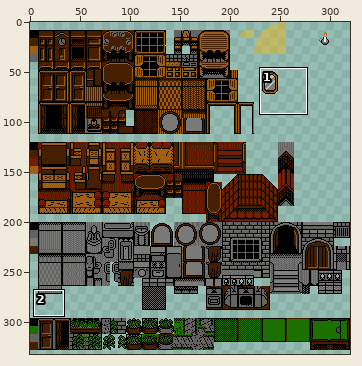
Sprite sheet -- assets/maps/spritesheets/mansionNes.png. Above, an overview of the earlier version with the close-up marked.
Close-up. Earlier state:
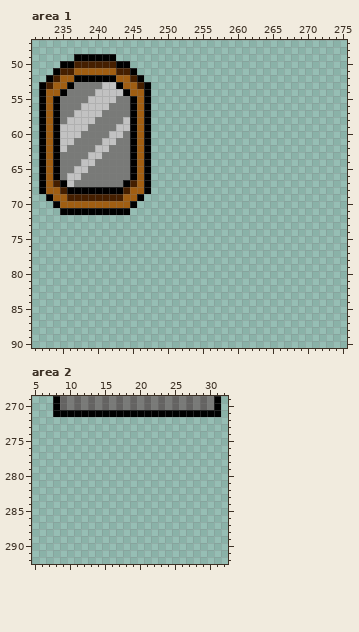
The file is 320x336 pixels. Pixels under 10% opacity are left out. Colours within 5 levels of each other are drawn and written as one. Shown: area 1: x 231..275, y 47..90; area 2: x 5..32, y 269..292. The wide view leaves out empty margins.
After the commit:
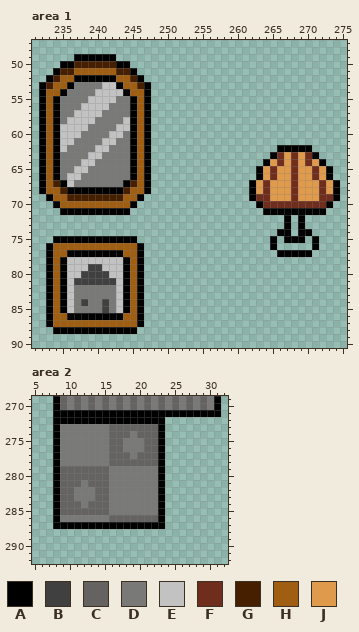
Palette (. is transparent): A #000000  B #404040  C #646362  D #797a78  E #c2c2c2  F #6f2d1d  G #451f00  H #a05e12  J #df9a4b
Changes in this commit:
{"where": "area 1"}
{"y":62,"x":266,"old":".....","new":"AAAAA"}
{"y":63,"x":265,"old":".......","new":"AFJFJFA"}
{"y":64,"x":264,"old":".........","new":"AJFJFJFJA"}
{"y":65,"x":263,"old":"...........","new":"AJFJJFJJFJA"}
{"y":66,"x":263,"old":"...........","new":"AJFJJFJJFJA"}
{"y":67,"x":262,"old":".............","new":"AJFJJJFJJJFJA"}
{"y":68,"x":262,"old":".............","new":"AJFJJJFJJJFJA"}
{"y":69,"x":262,"old":".............","new":"AFFJJJFJJJFFA"}
{"y":70,"x":263,"old":"...........","new":"AFFFFFFFFFA"}
{"y":71,"x":264,"old":".........","new":"AAAAAAAAA"}
{"y":72,"x":267,"old":".","new":"A"}
{"y":72,"x":269,"old":".","new":"A"}
{"y":73,"x":267,"old":".","new":"A"}
{"y":73,"x":269,"old":".","new":"A"}
{"y":74,"x":266,"old":"..","new":"AA"}
{"y":74,"x":269,"old":"..","new":"AA"}
{"y":75,"x":234,"old":"............","new":"AAAAAAAAAAAA"}
{"y":75,"x":265,"old":".","new":"A"}
{"y":75,"x":267,"old":"...","new":"AAA"}
{"y":75,"x":271,"old":".","new":"A"}
{"y":76,"x":233,"old":"..............","new":"AHHHHHHHHHHHHA"}
{"y":76,"x":265,"old":".","new":"A"}
{"y":76,"x":271,"old":".","new":"A"}
{"y":77,"x":233,"old":"..............","new":"AHHAAAAAAAAHHA"}
{"y":77,"x":266,"old":".....","new":"AAAAA"}
{"y":78,"x":233,"old":"..............","new":"AHAEEEEEEEEAHA"}
{"y":79,"x":233,"old":"..............","new":"AHAEEEBBEEEAHA"}
{"y":80,"x":233,"old":"..............","new":"AHAEEBBBBEEAHA"}
{"y":81,"x":233,"old":"..............","new":"AHAEBBBBBBEAHA"}
{"y":82,"x":233,"old":"..............","new":"AHAEDDDDDDEAHA"}
{"y":83,"x":233,"old":"..............","new":"AHAEDDDDDDEAHA"}
{"y":84,"x":233,"old":"..............","new":"AHAEDBDDBDEAHA"}
{"y":85,"x":233,"old":"..............","new":"AHAEDDDDBDEAHA"}
{"y":86,"x":233,"old":"..............","new":"AHHAAAAAAAAHHA"}
{"y":87,"x":233,"old":"..............","new":"AHHHHHHHHHHHHA"}
{"y":88,"x":234,"old":"............","new":"AAAAAAAAAAAA"}
{"where": "area 2"}
{"y":272,"x":8,"old":"................","new":"AAAAAAAAAAAAAAAA"}
{"y":273,"x":8,"old":"................","new":"ADDDDDDDCCCCCCCA"}
{"y":274,"x":8,"old":"................","new":"ADDDDDDDCCCDCCCA"}
{"y":275,"x":8,"old":"................","new":"ADDDDDDDCCDDDCCA"}
{"y":276,"x":8,"old":"................","new":"ADDDDDDDCCDDDCCA"}
{"y":277,"x":8,"old":"................","new":"ADDDDDDDCCCDCCCA"}
{"y":278,"x":8,"old":"................","new":"ADDDDDDDCCCCCCCA"}
{"y":279,"x":8,"old":"................","new":"ACCCCCCCDDDDDDDA"}
{"y":280,"x":8,"old":"................","new":"ACCCCCCCDDDDDDDA"}
{"y":281,"x":8,"old":"................","new":"ACCCDCCCDDDDDDDA"}
{"y":282,"x":8,"old":"................","new":"ACCDDDCCDDDDDDDA"}
{"y":283,"x":8,"old":"................","new":"ACCDDDCCDDDDDDDA"}
{"y":284,"x":8,"old":"................","new":"ACCCDCCCDDDDDDDA"}
{"y":285,"x":8,"old":"................","new":"ACCCCCCCDDDDDDDA"}
{"y":286,"x":8,"old":"................","new":"ADDDDDDDCCCCCCCA"}
{"y":287,"x":8,"old":"................","new":"AAAAAAAAAAAAAAAA"}
{"label":"added","picture_box":[249,145,340,257]}
{"label":"added","picture_box":[46,236,144,334]}
{"label":"added","picture_box":[53,417,165,529]}
